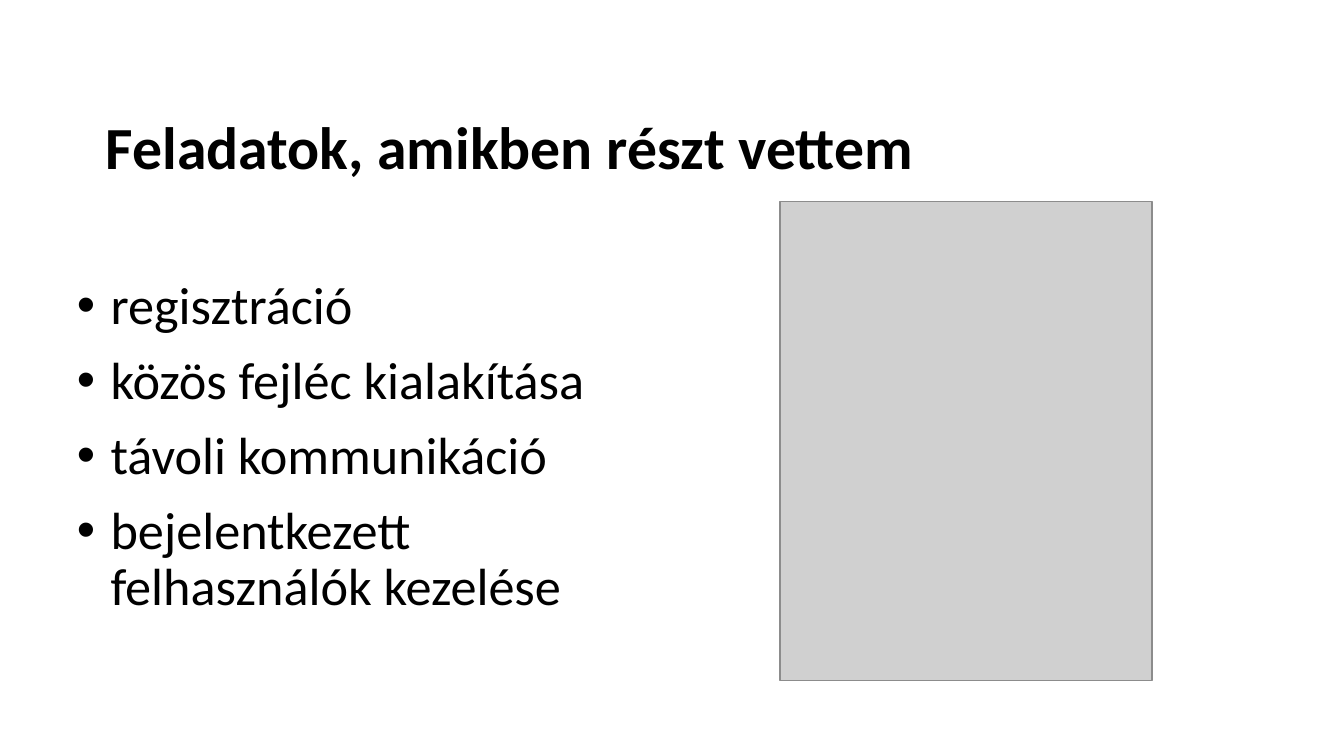
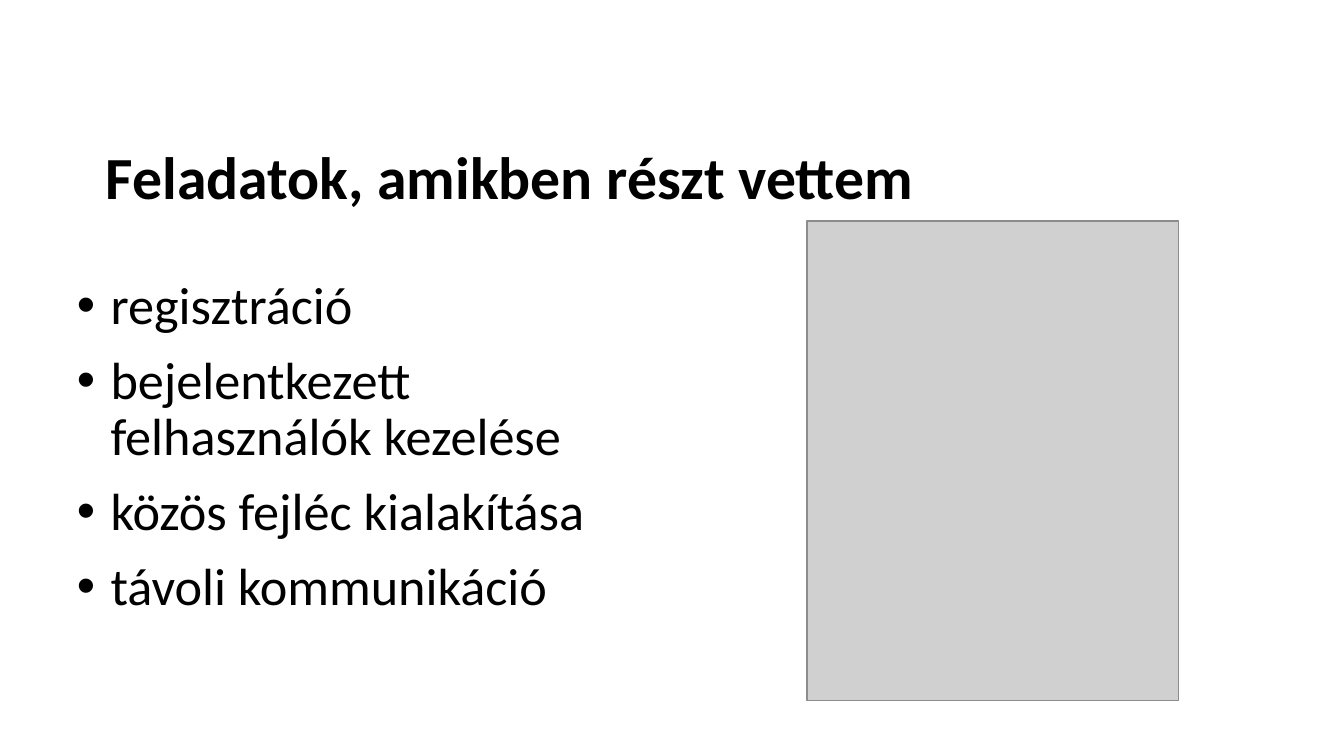
Before and after one commit to schonherz-java-ee-2016-summer/project, a slide deck: slide 6 of presentations/landing/Balogh_Istvan/Balogh_Istvan_prezentacio.pptx. Drawn at 1344x756 pixels with LibreOffice and Linux fonts; fonts in the diff are those of the drawing; grey boxes stand for pictures; background and template pictures are left out. Boxes give left, top, right and bottom in pixels: in the first picture for what was removed or moved away, otherwise in the second. Text is boxed around its words. In the diff, an @@ line names an element or a change of style, - is before the commit and + after.

Commit message:
Updates

```diff
--- a/presentations/landing/Balogh_Istvan/Balogh_Istvan_prezentacio.pptx
+++ b/presentations/landing/Balogh_Istvan/Balogh_Istvan_prezentacio.pptx
@@ title "Feladatok, amikben részt vettem": place and size @@
-title "Feladatok, amikben részt vettem" at bbox=[106, 127, 913, 177]
+title "Feladatok, amikben részt vettem" at bbox=[106, 157, 913, 207]
@@ picture: place and size @@
-picture at bbox=[780, 202, 1152, 681]
+picture at bbox=[806, 222, 1179, 702]
@@ text at bbox=[111, 362, 561, 456]: paragraph added @@
+• bejelentkezett felhasználók kezelése
@@ text at bbox=[111, 512, 561, 606]: paragraph removed @@
-• bejelentkezett felhasználók kezelése
```
Also in this commit, not shown: 7 other slides changed.
